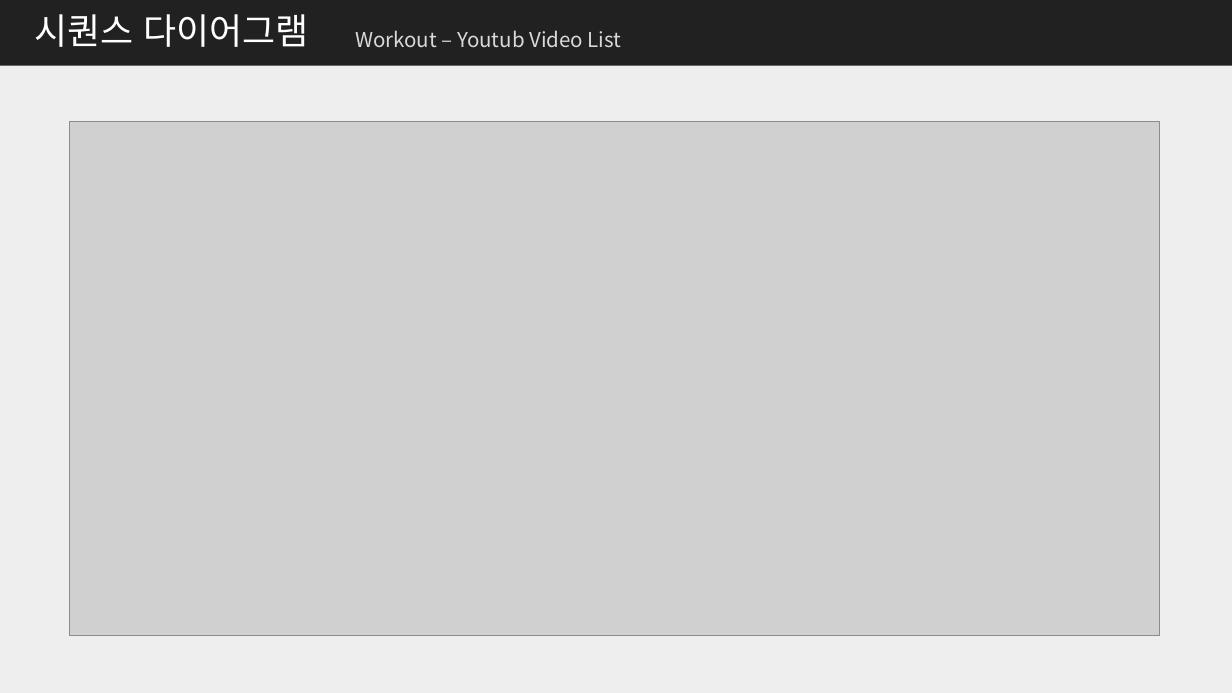
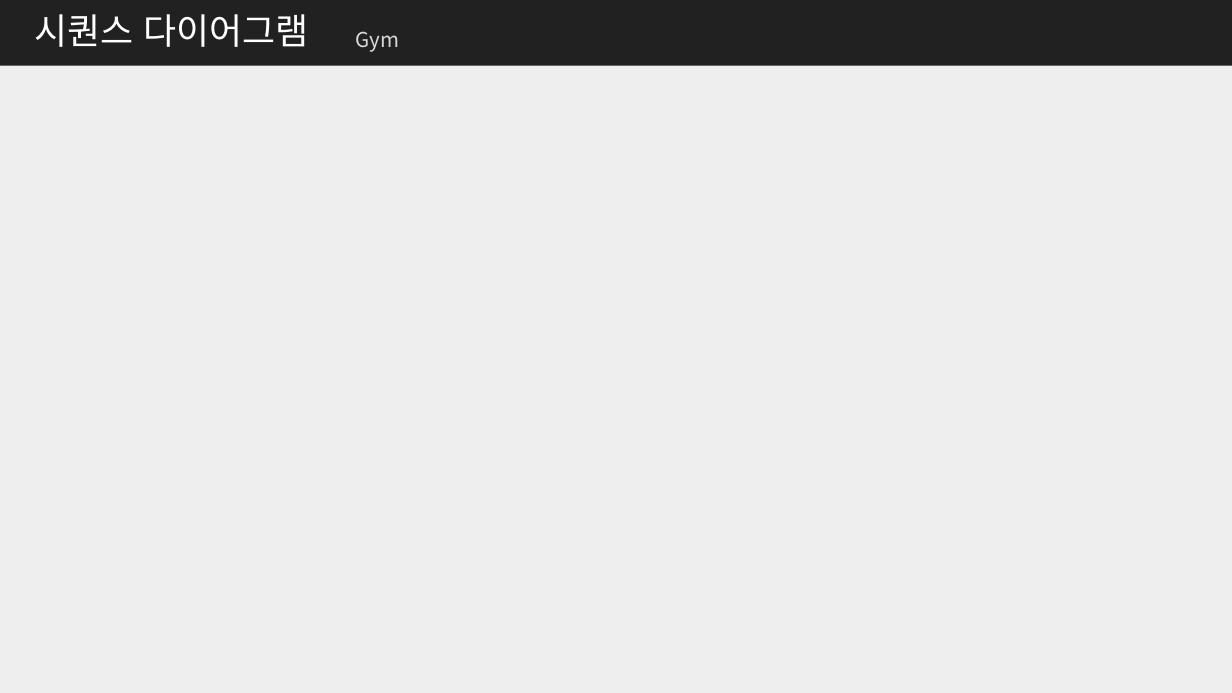
Before and after one commit to me0768/KHFinalProject, a slide deck: slide 27 of 보고서/클래스설계서_Final_Project.pptx (slide 36 before the commit). Drawn at 1232x693 pixels with LibreOffice and Linux fonts; fonts in the diff are those of the drawing; grey boxes stand for pictures. Boxes give left, top, right and bottom in pixels: in the first picture for what was removed or moved away, otherwise in the second. Text is boxed around its words. In the diff, an @@ line names an element or a change of style, - is before the commit and + after.

```diff
--- a/보고서/클래스설계서_Final_Project.pptx
+++ b/보고서/클래스설계서_Final_Project.pptx
@@ text at (355,31,399,52): text changed @@
-Workout – Youtub Video List
+Gym
@@ picture removed at (69,122,1160,636) @@
```
Also in this commit, not shown: 14 other slides changed, 6 slides removed, 16 other files.
